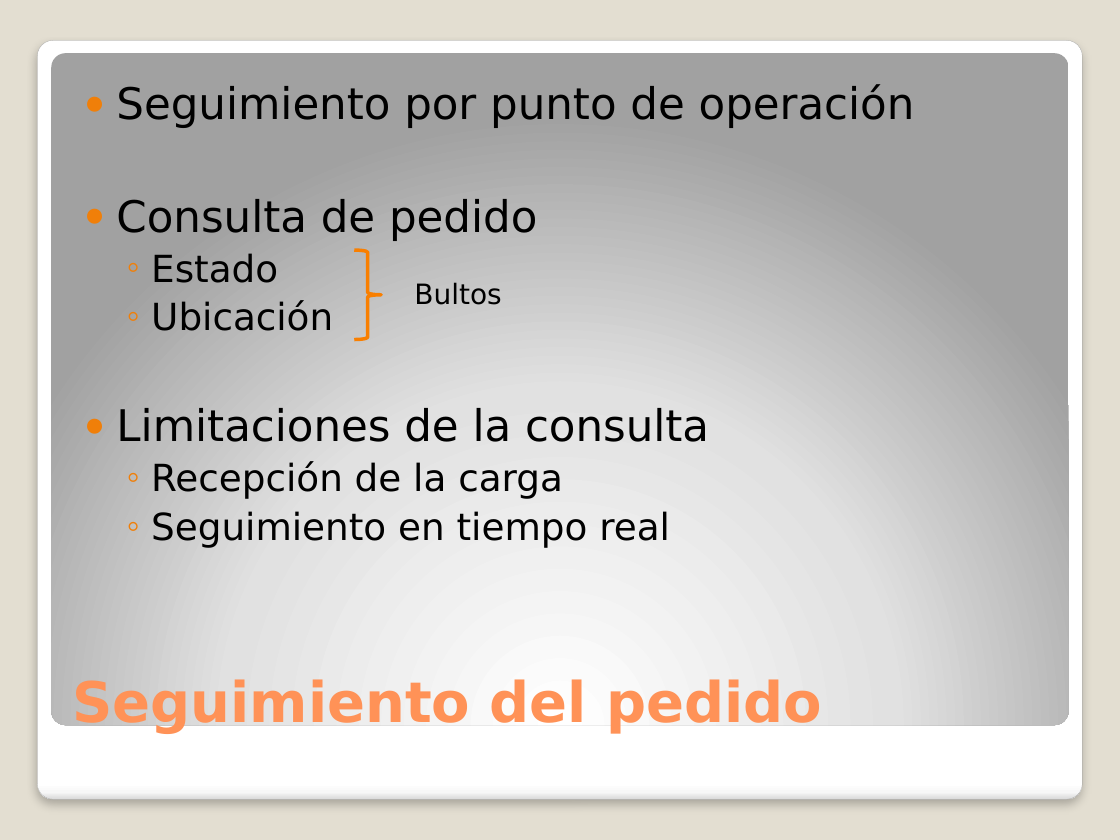
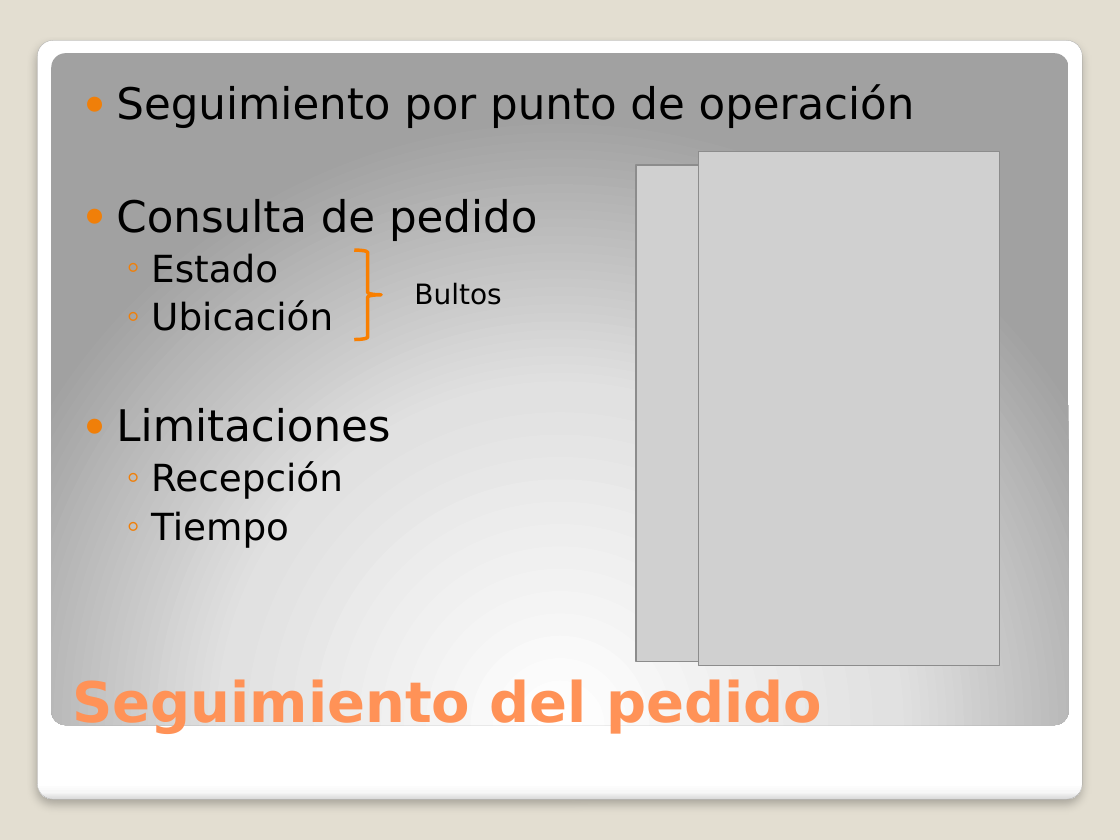
Before and after one commit to adrianachelotti/analisisdelainformacion7509, a slide deck: slide 9 of TodoMundo/Presentación/Presentacion.pptx. Drawn at 1120x840 pixels with LibreOffice and Linux fonts; fonts in the diff are those of the drawing; grey boxes stand for pictures. Boxes give left, top, right and bottom in pixels: in the first picture for what was removed or moved away, otherwise in the second. Text is boxed around its words. In the diff, an @@ line names an element or a change of style, - is before the commit and + after.

Commit message:
Presentacion: Mejorado el diagrama de actividades. Agregado estados a seguimiento Agregadas conclusiones

```diff
--- a/TodoMundo/Presentación/Presentacion.pptx
+++ b/TodoMundo/Presentación/Presentacion.pptx
@@ picture added at (636, 165, 970, 661) @@
@@ picture added at (699, 151, 999, 665) @@
@@ text at (116, 408, 390, 548): text changed @@
-● Limitaciones de la consulta
-  ◦ Recepción de la carga
-  ◦ Seguimiento en tiempo real
+● Limitaciones
+  ◦ Recepción
+  ◦ Tiempo
```
Also in this commit, not shown: 1 other slide changed, 1 slide added, 1 slide removed, 2 other files.
